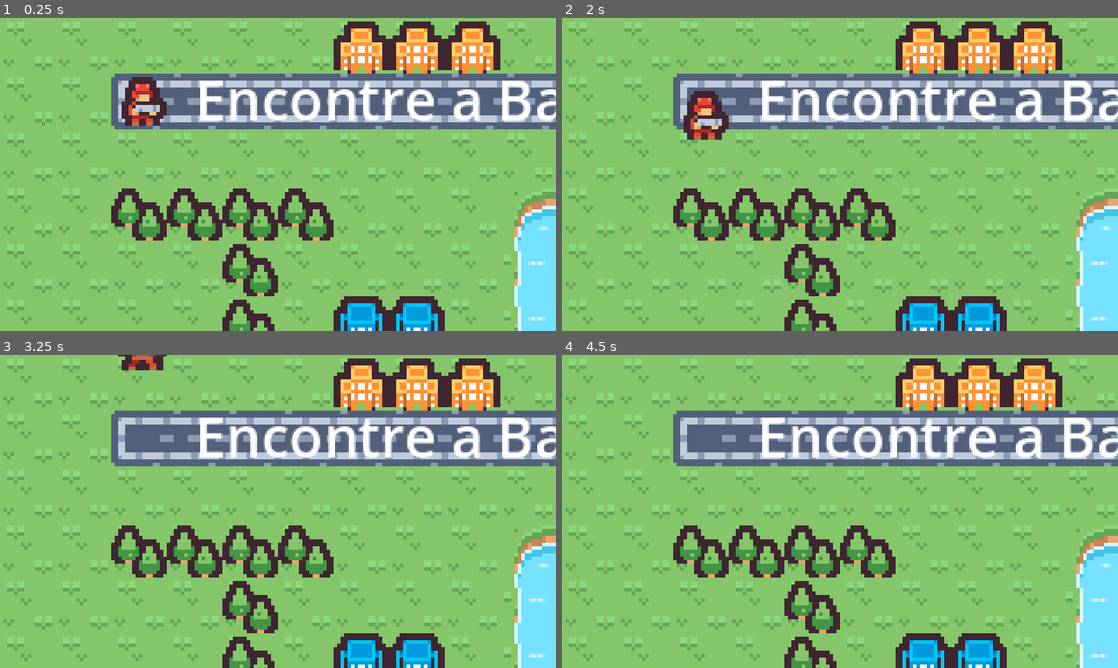
Above: before the commit, frames 1-4 (two rows, left to right).
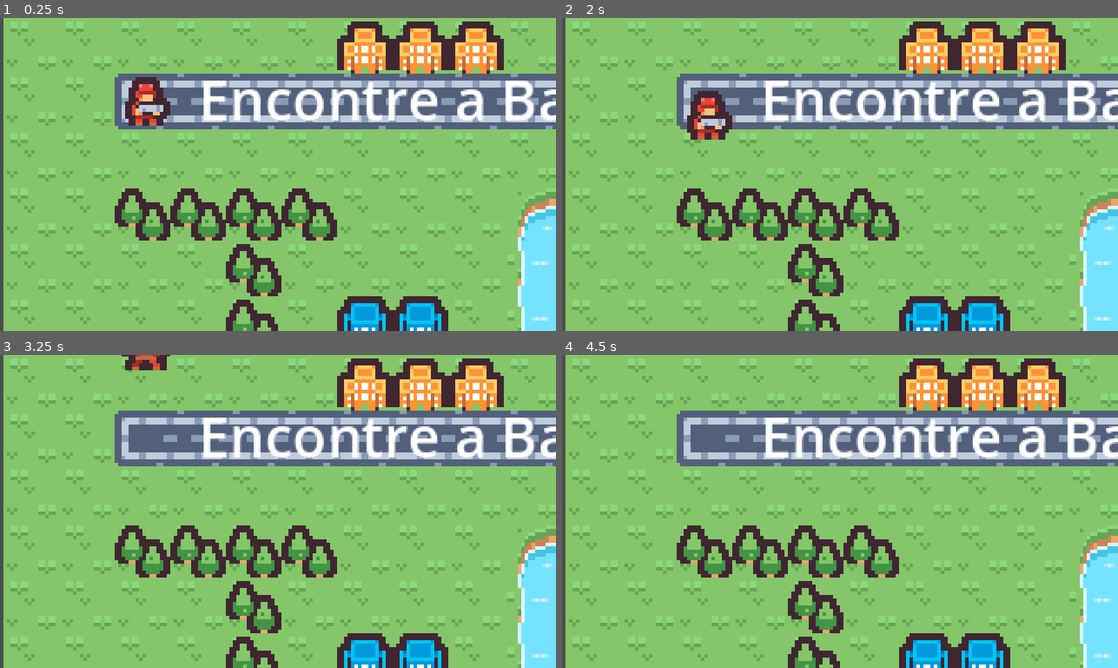
Above: after the commit, the same moments.

Repository: ifmginfosop-oss/tutorial-6
Game: Godot game, scene res://Cenas/jogo.tscn
Two runs of this game, one before a commit and one after it. Both use one fixed random seed, a clock stepped at 60 frames per second and the inputs below.
Inputs:
- Up to frame 1 (0.25 s): no input
- Up to frame 2 (2 s): tap Enter at 0.5 s; hold Right (ui_right) 0.53-1.28 s; hold Down (ui_down) from 1.28 s (still down)
- Up to frame 3 (3.25 s): release Down (ui_down) at 2.03 s; hold Right (ui_right) 2.03-2.78 s; hold Up (ui_up) from 2.78 s (still down)
- Up to frame 4 (4.5 s): release Up (ui_up) at 3.53 s; hold Left (ui_left) from 3.53 s (still down); tap Space at 4.25 s

The runs differ from the first frame. In frame 1, 18% of the frame differs, in the area x 0-100%, y 0-100%; in frame 2, 18%; in frame 3, 18%; in frame 4, 17%.

Commit message:
Update jogo.tscn

Diff:
--- a/mapa-e-camera/mapa-e-camera/Cenas/jogo.tscn
+++ b/mapa-e-camera/mapa-e-camera/Cenas/jogo.tscn
@@ -948,6 +948,7 @@
 sources/0 = SubResource("TileSetAtlasSource_ovbra")
 
 [node name="Jogo" type="Node2D"]
+position = Vector2(1, 0)
 
 [node name="Mundo" type="Node2D" parent="."]
 
@@ -971,7 +972,7 @@
 position = Vector2(41, 24)
 
 [node name="Alvo" parent="." instance=ExtResource("3_45s2r")]
-position = Vector2(487, 56)
+position = Vector2(456, 164)
 
 [node name="tutorial" type="Label" parent="."]
 offset_left = 56.0
